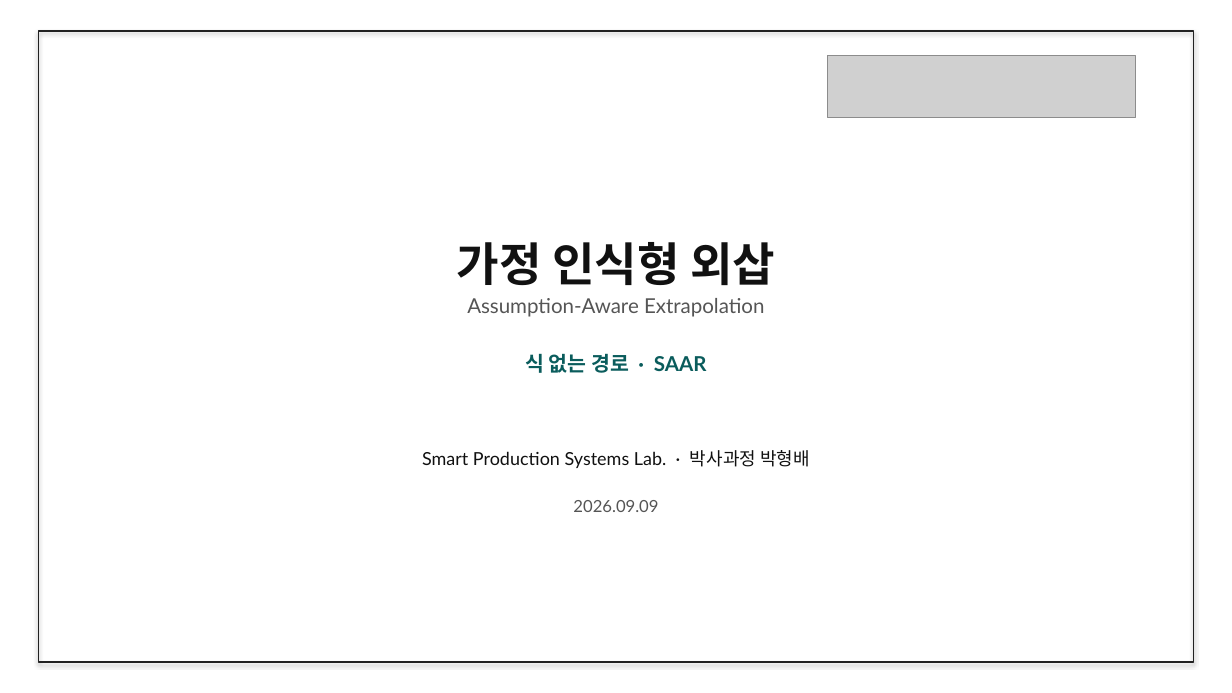
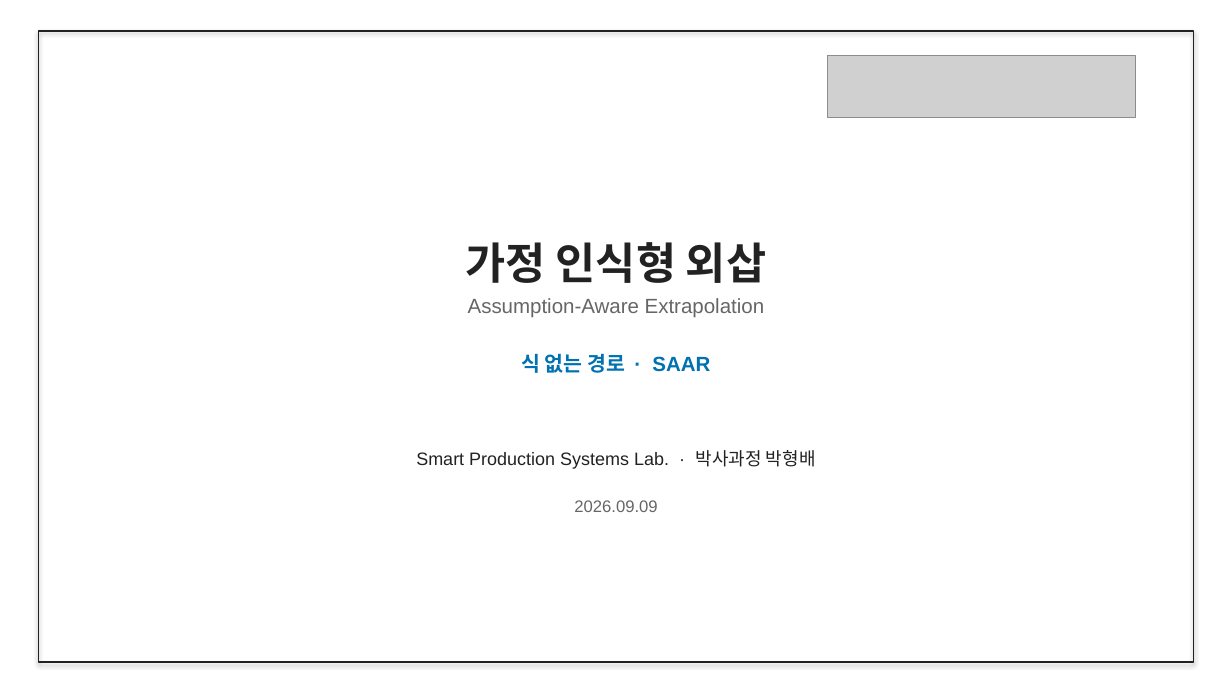
Before and after one commit to amumujs-create/pp_pae_total, a slide deck: slide 1 of output/PP_Research_Detailed_v2.pptx. Drawn at 1232x693 pixels with LibreOffice and Linux fonts; fonts in the diff are those of the drawing; grey boxes stand for pictures. Boxes give left, top, right and bottom in pixels: in the first picture for what was removed or moved away, otherwise in the second. Text is boxed around its words. In the diff, an @@ line names an element or a change of style, - is before the commit and + after.

```diff
--- a/output/PP_Research_Detailed_v2.pptx
+++ b/output/PP_Research_Detailed_v2.pptx
@@ text "가정 인식형 외삽" at (466, 242, 766, 283): size 36 to 34 pt, font Lato to Arial, text colour #111111 to #222222 @@
@@ text "Assumption-Aware Extrapolation" at (468, 298, 764, 318): font Lato to Arial, text colour #555555 to #666666 @@
@@ text "식 없는 경로 · SAAR" at (521, 353, 710, 373): font Lato to Arial, text colour #0A5C5C to #0072B2 @@
@@ text "Smart Production Systems Lab. · ..." at (416, 450, 816, 469): font Lato to Arial, text colour #111111 to #222222 @@
@@ text "2026.09.09" at (574, 500, 657, 512): font Lato to Arial, text colour #555555 to #666666 @@
```
Also in this commit, not shown: 10 other slides changed, 17 other files.
